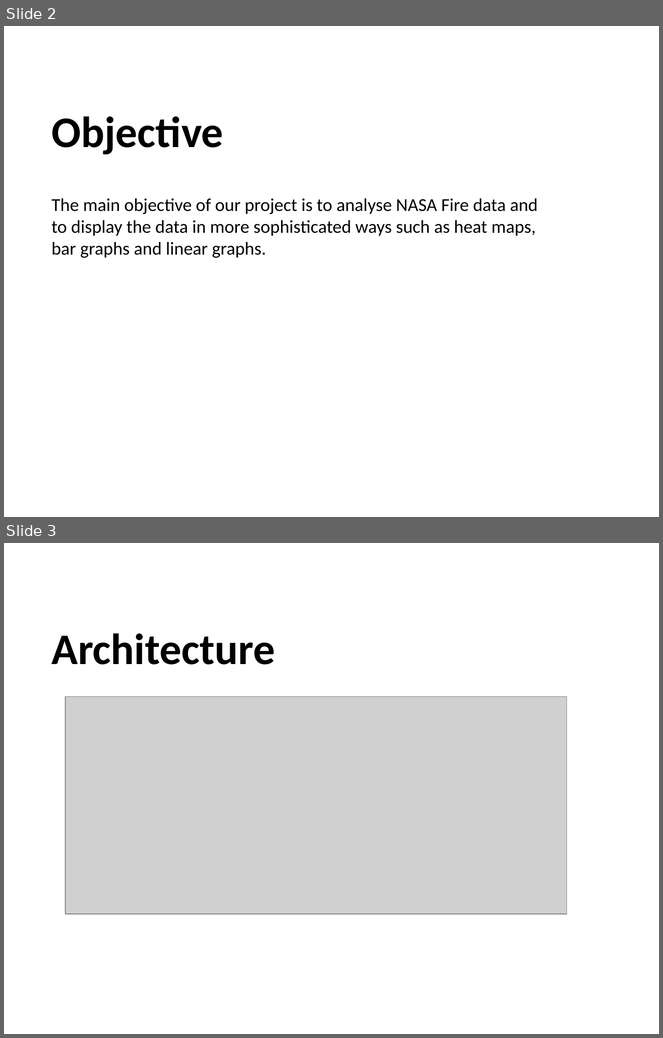
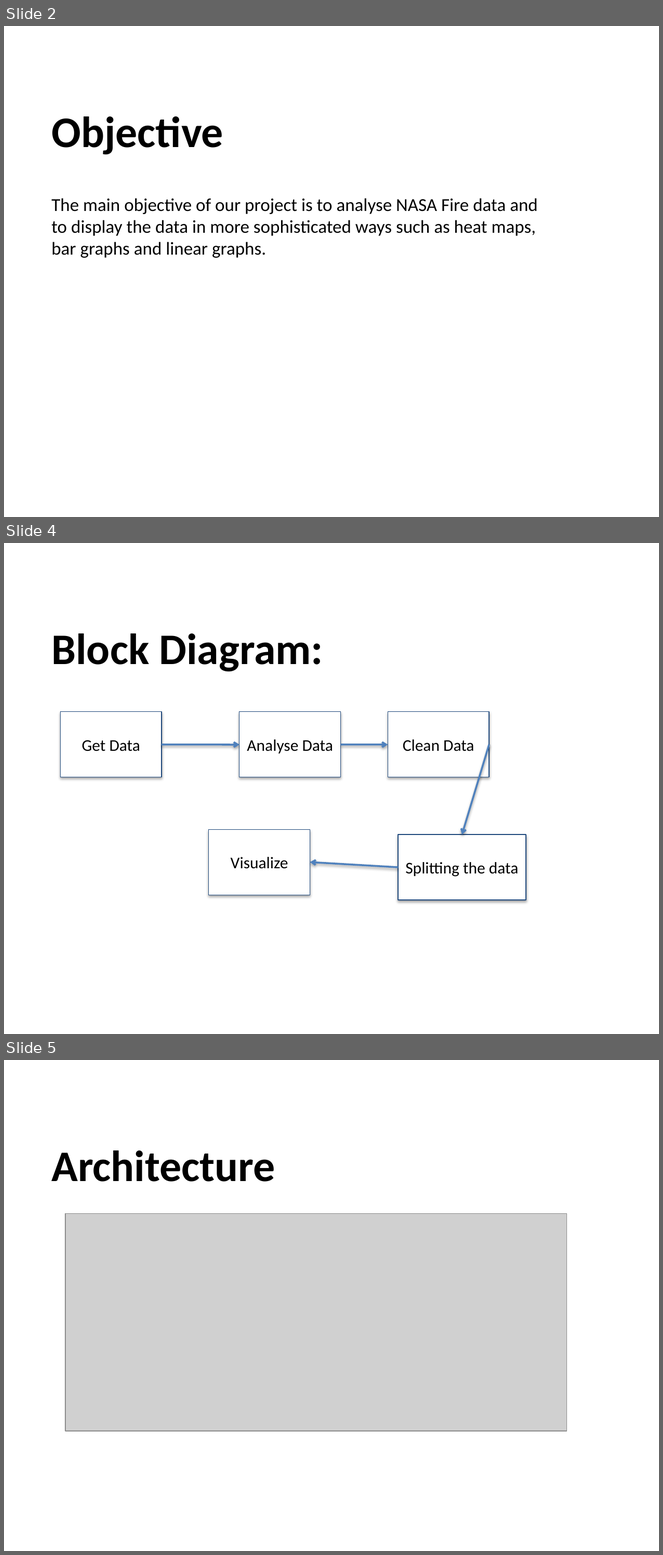
Before and after one commit to sindhusha-t/Predict-WildFires-, a slide deck: Documentation/Wildfire Intensity.pptx. Shown one above the other, each under a label of ours: slides 2 and 3 before the commit, slides 2, 4 and 5 after it; the slides between them are not shown. The pictures are 663x1038 and 663x1555 pixels, drawn with LibreOffice and Linux fonts; fonts in the diff are those of the drawing; grey boxes stand for pictures; background and template pictures are left out. Boxes give left, top, right and bottom in pixels: in the first picture for what was removed or moved away, otherwise in the second. Text is boxed around its words. In the diff, an @@ line names an element or a change of style, - is before the commit and + after.

```diff
--- a/Documentation/Wildfire Intensity.pptx
+++ b/Documentation/Wildfire Intensity.pptx
@@ slide 4 added at <box>4,543,659,1034</box>, background picture (left out) @@
@@ title added at <box>51,633,323,672</box>, 48 pt, text #000000, bold @@
+Block Diagram:
@@ rectangle added at <box>60,712,162,778</box>, fill #FFFFFF, outline #1F497D 0.75 pt, 18 pt, text #000000 @@
+Get Data
@@ rectangle added at <box>239,712,341,778</box>, fill #FFFFFF, outline #1F497D 0.75 pt, 18 pt, text #000000 @@
+Analyse Data
@@ rectangle added at <box>388,712,490,778</box>, fill #FFFFFF, outline #1F497D 0.75 pt, 18 pt, text #000000 @@
+Clean Data
@@ arrow added from (162, 745) to (239, 745), #4F81BD 2 pt @@
@@ arrow added from (341, 745) to (388, 745), #4F81BD 2 pt @@
@@ arrow added from (490, 745) to (462, 835), #4F81BD 2 pt @@
@@ rectangle added at <box>208,830,310,896</box>, fill #FFFFFF, outline #1F497D 0.75 pt, 18 pt, text #000000 @@
+Visualize
@@ rectangle added at <box>399,835,526,900</box>, fill #FFFFFF, outline #1F497D 0.75 pt, 18 pt, text #000000 @@
+Splitting the data
@@ arrow added from (399, 867) to (310, 863), #4F81BD 2 pt @@
@@ what was slide 3 is now slide 5 @@
```
Also in this commit, not shown: 5 slides changed, 2 other slides added.
